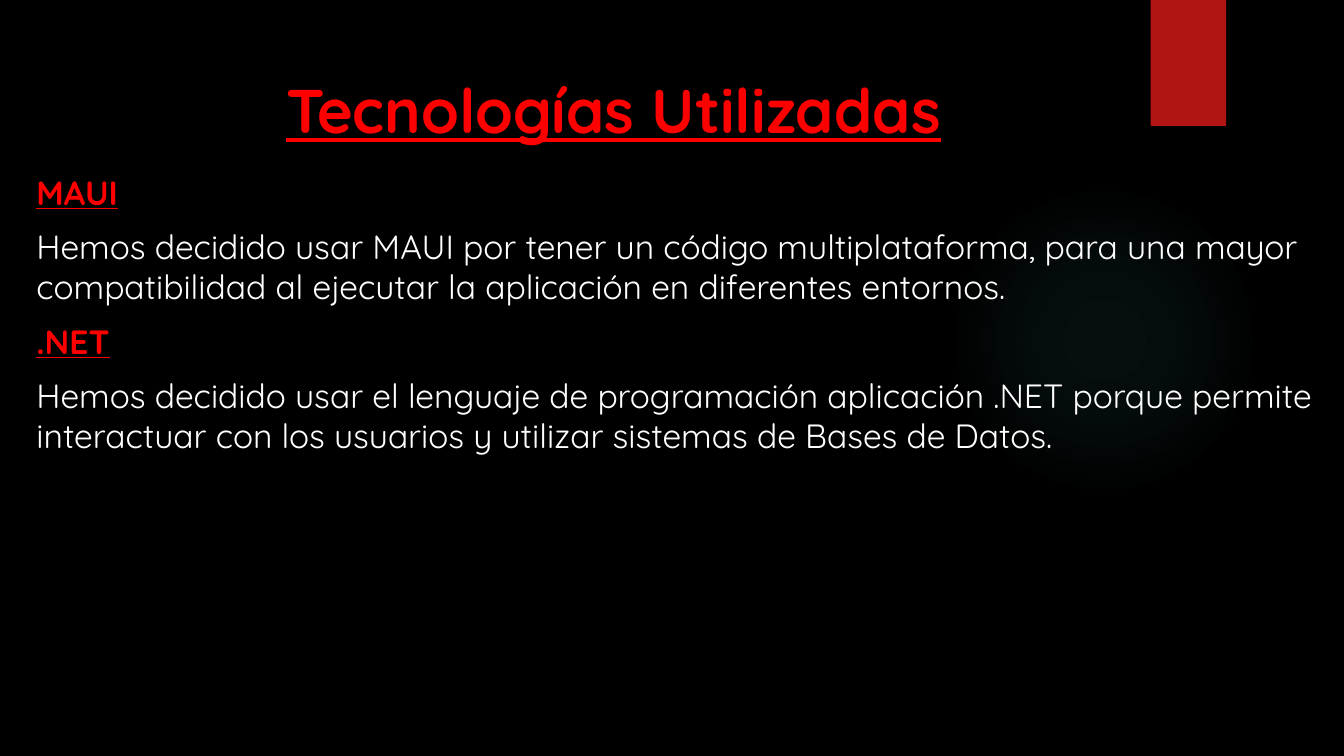
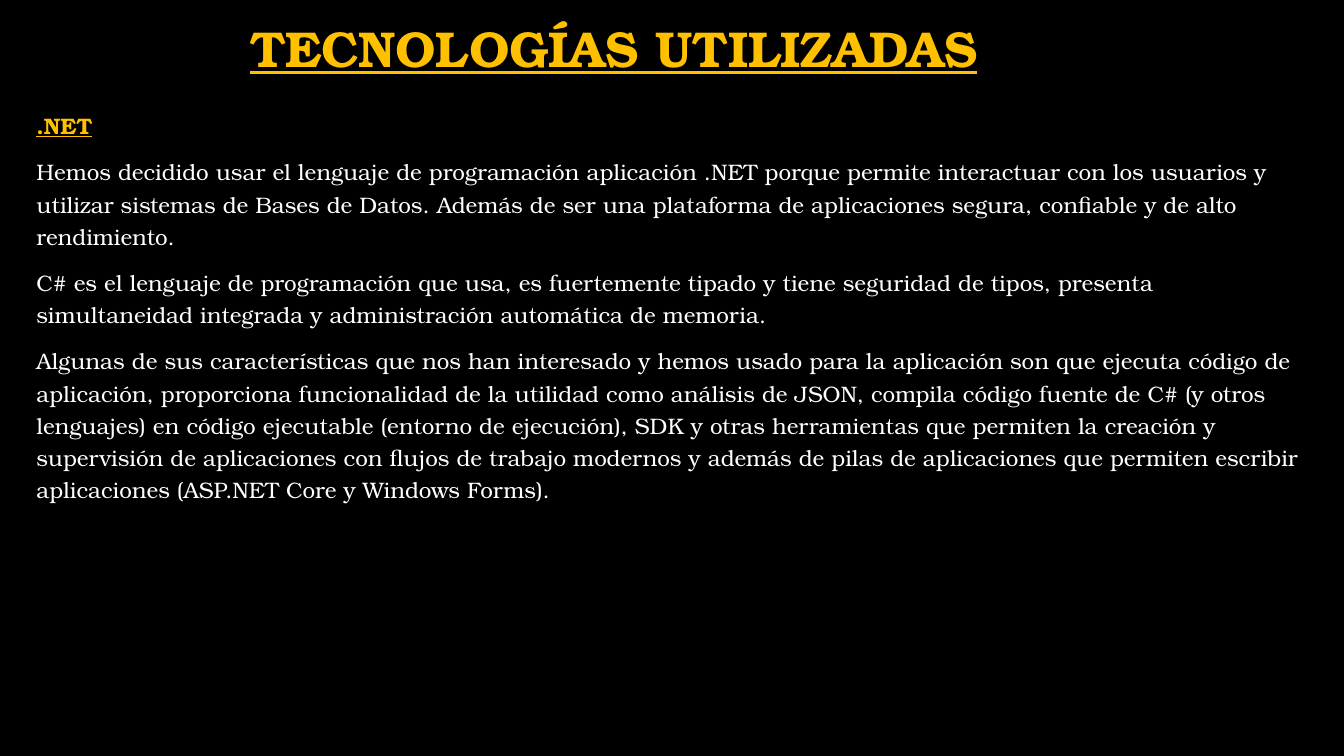
Before and after one commit to Fleon02/VolandoVoy, a slide deck: slide 12 of Presentación Trabajo Fin De Grado David Corredor Miguel, Antonio Castillo y Francisco Leon.pptx (slide 10 before the commit). Drawn at 1344x756 pixels with LibreOffice and Linux fonts; fonts in the diff are those of the drawing; background and template pictures are left out. Boxes give left, top, right and bottom in pixels: in the first picture for what was removed or moved away, otherwise in the second. Text is boxed around its words. In the diff, an @@ line names an element or a change of style, - is before the commit and + after.

```diff
--- a/Presentación Trabajo Fin De Grado David Corredor Miguel, Antonio Castillo y Francisco Leon.pptx
+++ b/Presentación Trabajo Fin De Grado David Corredor Miguel, Antonio Castillo y Francisco Leon.pptx
@@ title at <box>250,21,978,74</box>: text changed; size 44 to 36 pt; font Quicksand to TeX Gyre Bonum; text colour #FF0000 to #FFC000 @@
-Tecnologías Utilizadas
+TECNOLOGÍAS UTILIZADAS
@@ rectangle removed at <box>1150,0,1226,126</box> @@
@@ text ".NET": place and size @@
-text ".NET" at <box>36,181,1312,455</box>
+text ".NET" at <box>36,118,1297,504</box>
@@ text at <box>36,118,92,137</box>: size 24 to 16 pt, font Quicksand to TeX Gyre Bonum, text colour #FF0000 to #FFC000 in ".NET"; line spacing 1 to 1.2 @@
@@ text at <box>36,164,1297,504</box>: text changed; size 24 to 16 pt; font Quicksand to TeX Gyre Bonum @@
-Hemos decidido usar el lenguaje de programación aplicación .NET porque permite interactuar con los usuarios y utilizar sistemas de Bases de Datos.
+Hemos decidido usar el lenguaje de programación aplicación .NET porque permite interactuar con los usuarios y utilizar sistemas de Bases de Datos. Además de ser una plataforma de aplicaciones segura, confiable y de alto rendimiento.
+C# es el lenguaje de programación que usa, es fuertemente tipado y tiene seguridad de tipos, presenta simultaneidad integrada y administración automática de memoria.
+Algunas de sus características que nos han interesado y hemos usado para la aplicación son que ejecuta código de aplicación, proporciona funcionalidad de la utilidad como análisis de JSON, compila código fuente de C# (y otros lenguajes) en código ejecutable (entorno de ejecución), SDK y otras herramientas que permiten la creación y supervisión de aplicaciones con flujos de trabajo modernos y además de pilas de aplicaciones que permiten escribir aplicaciones (ASP.NET Core y Windows Forms).
@@ text at <box>36,181,1297,306</box>: paragraphs removed @@
-MAUI
-Hemos decidido usar MAUI por tener un código multiplataforma, para una mayor compatibilidad al ejecutar la aplicación en diferentes entornos.
@@ ellipse removed at <box>949,185,1259,495</box> @@
```
Also in this commit, not shown: 13 other slides changed, 9 slides added, 2 slides removed, 1 other file.
